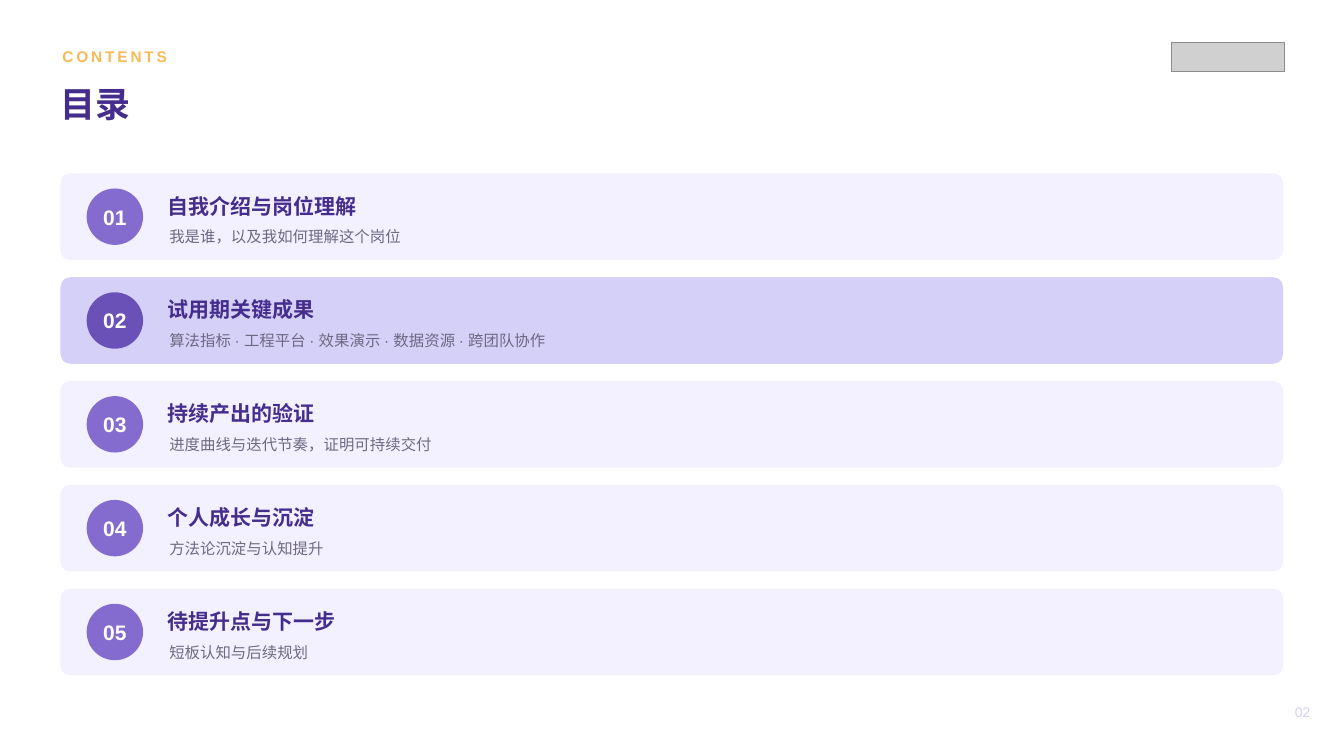
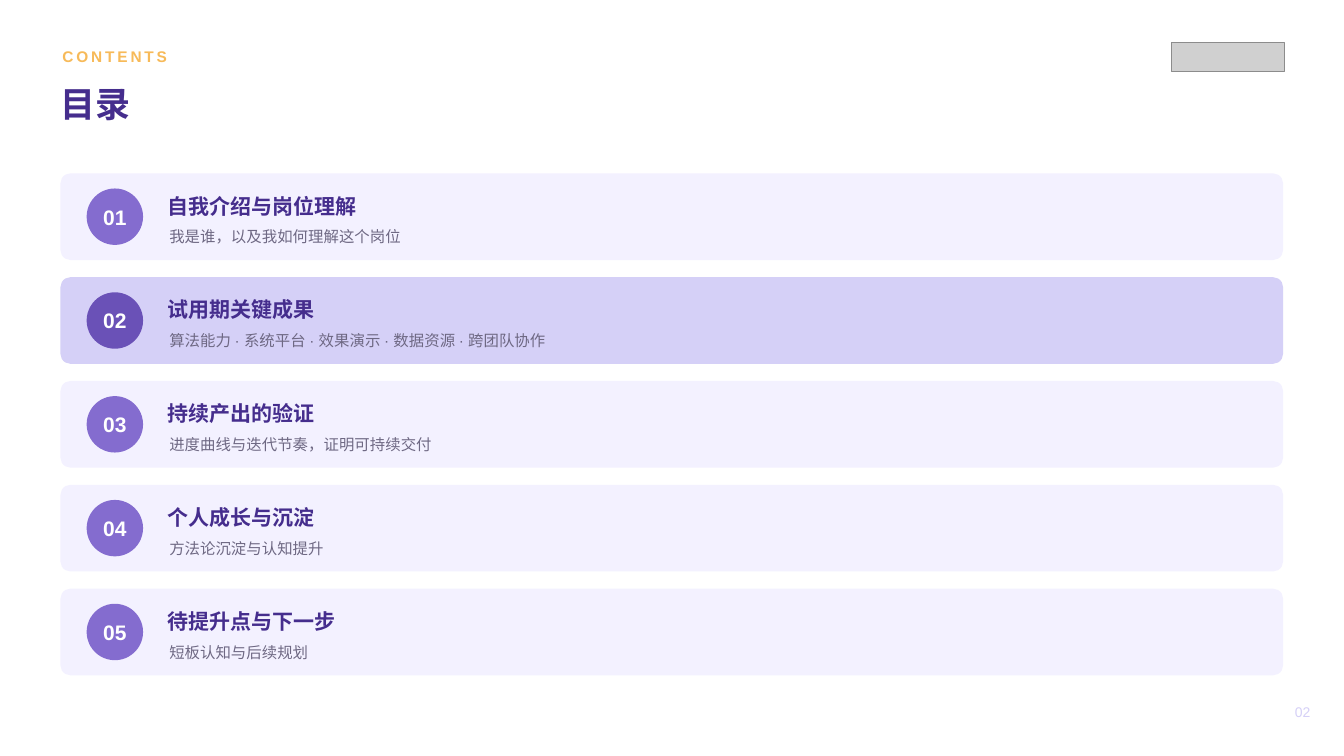
Before and after one commit to zhuyetuo/workplace_soft_skills, a slide deck: slide 2 of 转正述职/转正述职报告-Toky.pptx. Drawn at 1344x756 pixels with LibreOffice and Linux fonts; fonts in the diff are those of the drawing; grey boxes stand for pictures. Boxes give left, top, right and bottom in pixels: in the first picture for what was removed or moved away, otherwise in the second. Text is boxed around its words. In the diff, an @@ line names an element or a change of style, - is before the commit and + after.

```diff
--- a/转正述职/转正述职报告-Toky.pptx
+++ b/转正述职/转正述职报告-Toky.pptx
@@ text at <box>169,333,545,347</box>: text changed @@
-算法指标 · 工程平台 · 效果演示 · 数据资源 · 跨团队协作
+算法能力 · 系统平台 · 效果演示 · 数据资源 · 跨团队协作
```
Also in this commit, not shown: 8 other slides changed, 1 slide removed, 1 other file.
